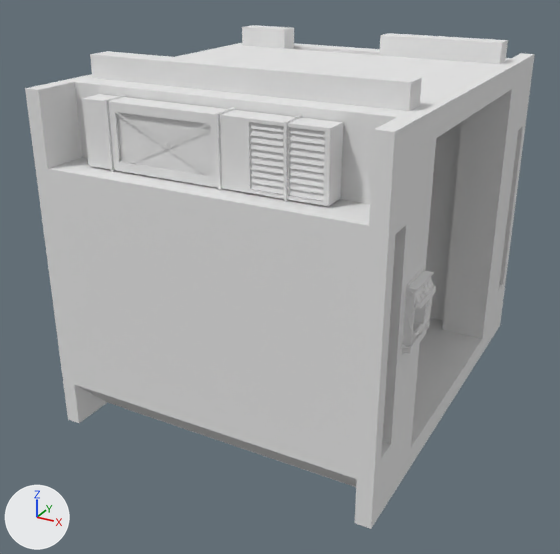
Two versions of the OBJ model art/3D_Env/3D_Assets/3D_Models/Env_Models/0_Multi/Cell.obj, one commit apart.
Both versions are drawn from a camera (50 mm lens) standing at (2.08, -4.16, 1.7) and looking at (-0.1, -0.21, -0.28). Every picture has the same lights, and +X, +Y and +Z are marked at lower left. The picture after the commit comes second. Where no turn or scale is listed for an object, it has been applied to the vertices.

The scene before the commit, as lines of its bpy script (objects in view):
```python
me_cell = bpy.data.meshes.new('Cell')
me_cell.from_pydata(...)  # 331 vertices, 340 faces; spans x -1.0..1.0, y -1.27..1.27, z -1.14..1.11
me_cell.materials.append(mat_m_prisoncell)  # white #e7e7e7
me_cellairintake = bpy.data.meshes.new('CellAirIntake')
me_cellairintake.from_pydata(...)  # 183 vertices, 112 faces; spans x -0.738..0.664, y -1.153..-1.003, z 0.576..0.948
# faces by material slot: [32, 80]
me_cellairintake.materials.append(mat_m_metalgrate)  # white #e7e7e7
me_cellairintake.materials.append(mat_material)  # white #e7e7e7
me_celllock = bpy.data.meshes.new('CellLock')
me_celllock.from_pydata(...)  # 1755 vertices, 1568 faces; spans x 1.002..1.073, y -1.027..-0.73, z -0.161..0.216
# faces by material slot: [116, 179, 406, 645, 34, 16, 172]
me_celllock.materials.append(mat_m_cables)  # white #e7e7e7
me_celllock.materials.append(mat_m_metalinterface)  # white #e7e7e7
me_celllock.materials.append(mat_m_buttons)  # white #e7e7e7
me_celllock.materials.append(mat_m_screws)  # white #e7e7e7
me_celllock.materials.append(mat_m_emissionred)  # white #e7e7e7
me_celllock.materials.append(mat_m_speaker)  # white #e7e7e7
me_celllock.materials.append(mat_m_metalinterface2)  # white #e7e7e7
ob_cell = bpy.data.objects.new('Cell', me_cell)
ob_cell.location = (0.0, 0.0, 0.0)
ob_cellairintake = bpy.data.objects.new('CellAirIntake', me_cellairintake)
ob_cellairintake.location = (0.0, 0.0, 0.0)
ob_celllock = bpy.data.objects.new('CellLock', me_celllock)
ob_celllock.location = (0.0, 0.0, 0.0)
```
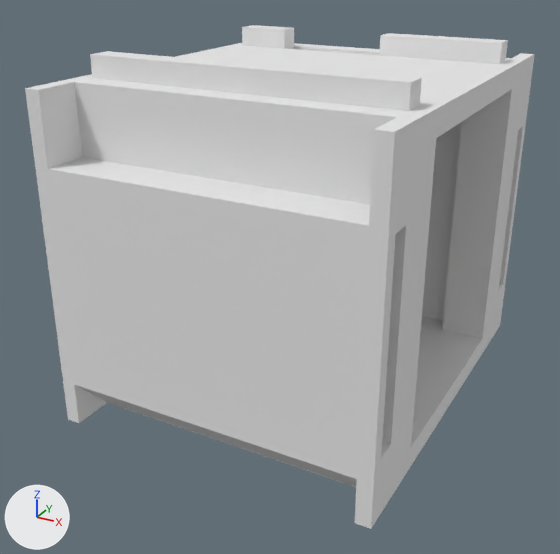
Where the change shows, as pixel boxes (x1, y1, x2, y2) in the pictures (560 x 554 px):
'CellAirIntake', deleted: before (82, 94, 343, 206)
    faces in mat_material (white #e7e7e7): (82, 94, 343, 206)
    faces in mat_m_metalgrate (white #e7e7e7): (114, 111, 325, 201)
'CellLock', deleted: before (401, 267, 436, 355)
    faces in mat_m_metalinterface (white #e7e7e7): (402, 267, 436, 355)
    faces in mat_m_buttons (white #e7e7e7): (412, 282, 433, 338)

The edits, one by one:
Object 'CellAirIntake' (ob_cellairintake) is deleted.
Object 'CellLock' (ob_celllock) is deleted.
